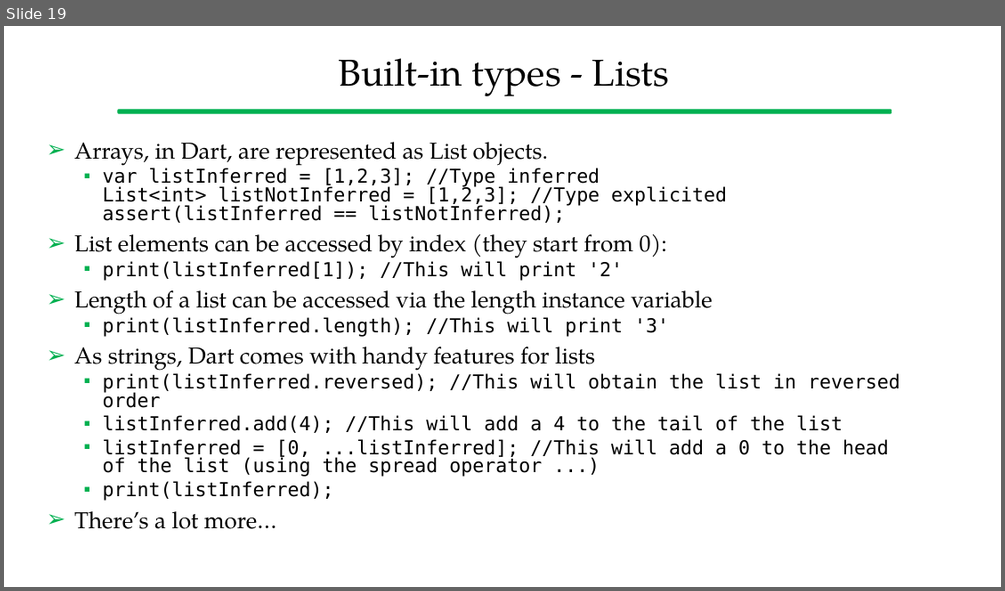
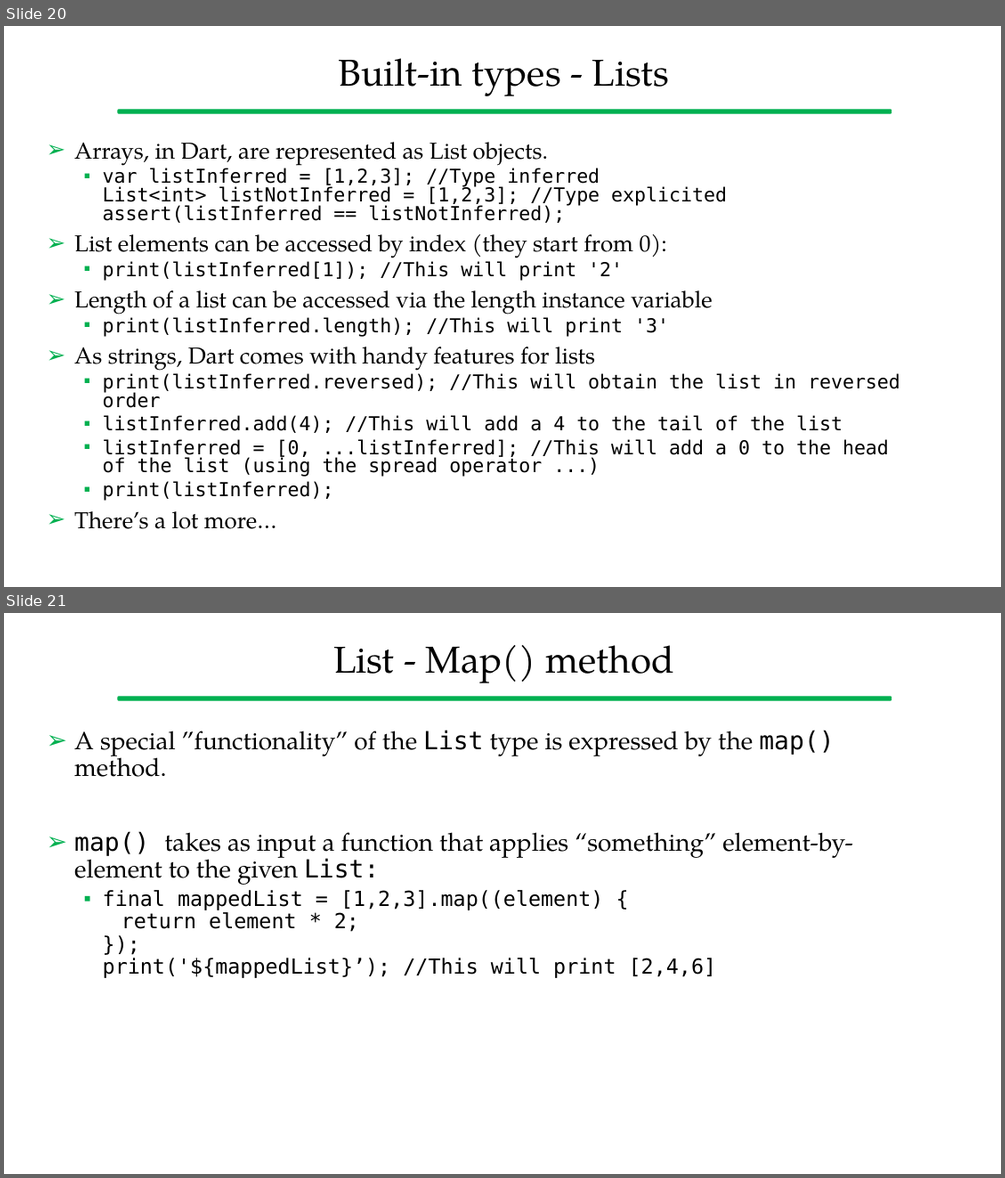
Before and after one commit to gcappon/bwthw, a slide deck: lab_02-dart_101_part_1/lab_02-dart_101_part_1.pptx. Shown one above the other, each under a label of ours: slide 19 before the commit, slides 20 and 21 after it. The pictures are 1005x591 and 1005x1178 pixels, drawn with LibreOffice and Linux fonts; fonts in the diff are those of the drawing. Boxes give left, top, right and bottom in pixels: in the first picture for what was removed or moved away, otherwise in the second. Text is boxed around its words. In the diff, an @@ line names an element or a change of style, - is before the commit and + after.

```diff
--- a/lab_02-dart_101_part_1/lab_02-dart_101_part_1.pptx
+++ b/lab_02-dart_101_part_1/lab_02-dart_101_part_1.pptx
@@ slide 21 added at (4,613,1001,1174), background #FFFFFF; not listed: 1 template element that a slide beside it also shows @@
@@ title added at (333,645,674,683), 36 pt, text #000000 @@
+List - Map() method
@@ text added at (74,730,853,978), 24 pt, text #000000 @@
+➢ A special ”functionality” of the List type is expressed by the map() method.
+➢ map() takes as input a function that applies “something” element-by-element to the given List:
+  ▪ final mappedList = [1,2,3].map((element) {
+    return element * 2;
+    });
+    print('${mappedList}’); //This will print [2,4,6]
@@ what was slide 19 is now slide 20 @@
```
Also in this commit, not shown: 1 slide changed, 1 other slide added, 4 other files.
